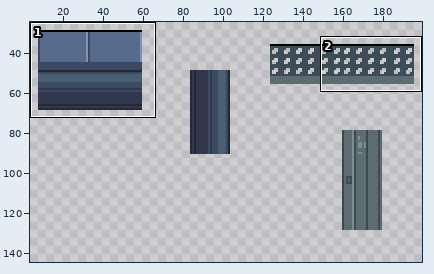
Edited in one commit: sprite sheet (assets/scenario.png). The first picture is a wide view before the edit; the outline marks the close-up.
Close-up. Before the edit:
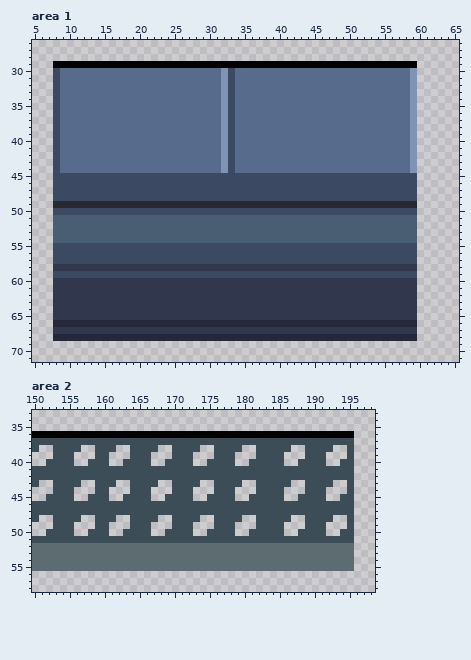
The file is 490x503 pixels. Shown: area 1: x 5..65, y 26..71; area 2: x 150..198, y 33..58. The wide view leaves out empty margins. The commit also changed other parts of the picture, which this record leaves out.
The result:
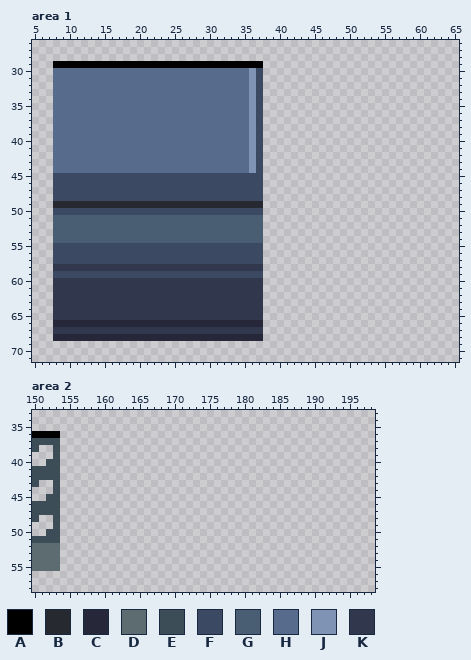
Palette (. is transparent): A #000000  B #26292f  C #262839  D #5c6c70  E #3d4d58  F #3b4a62  G #495e72  H #576b8c  J #7f94b5  K #31384d
The edit:
Changed rows in their new state; - is an unchanged pixel.
Area 1:
first column x 8:
29 ------------------------------......................
30 H-----------------------HH--JF......................
31 H-----------------------HH--JF......................
32 H-----------------------HH--JF......................
33 H-----------------------HH--JF......................
34 H-----------------------HH--JF......................
35 H-----------------------HH--JF......................
36 H-----------------------HH--JF......................
37 H-----------------------HH--JF......................
38 H-----------------------HH--JF......................
39 H-----------------------HH--JF......................
40 H-----------------------HH--JF......................
41 H-----------------------HH--JF......................
42 H-----------------------HH--JF......................
43 H-----------------------HH--JF......................
44 H-----------------------HH--JF......................
45 ------------------------------......................
46 ------------------------------......................
47 ------------------------------......................
48 ------------------------------......................
49 ------------------------------......................
50 ------------------------------......................
51 ------------------------------......................
52 ------------------------------......................
53 ------------------------------......................
54 ------------------------------......................
55 ------------------------------......................
56 ------------------------------......................
57 ------------------------------......................
58 ------------------------------......................
59 ------------------------------......................
60 ------------------------------......................
61 ------------------------------......................
62 ------------------------------......................
63 ------------------------------......................
64 ------------------------------......................
65 ------------------------------......................
66 ------------------------------......................
67 ------------------------------......................
68 ------------------------------......................
Area 2:
first column x 154:
36 ..........................................
37 ..........................................
38 ...--...--....--....--....--.....--....--.
39 ..---..---...---...---...---....---...---.
40 ..--...--....--....--....--.....--....--..
41 ..........................................
42 ..........................................
43 ...--...--....--....--....--.....--....--.
44 ..---..---...---...---...---....---...---.
45 ..--...--....--....--....--.....--....--..
46 ..........................................
47 ..........................................
48 ...--...--....--....--....--.....--....--.
49 ..---..---...---...---...---....---...---.
50 ..--...--....--....--....--.....--....--..
51 ..........................................
52 ..........................................
53 ..........................................
54 ..........................................
55 ..........................................
Changed places in both close-ups, as pixel boxes (x1, y1, x2, y2):
changed: (221, 61, 417, 341)
changed: (53, 68, 60, 173)
erased: (60, 431, 354, 571)
